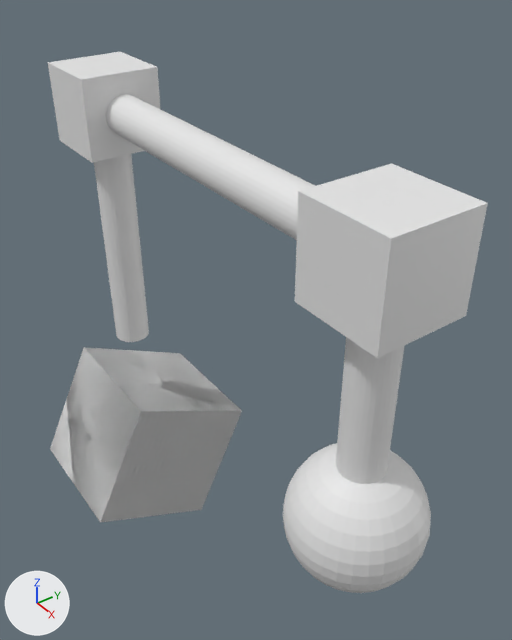
A saved change to the Blender file 3d_models/rotary_pendulum.blend.
One viewpoint serves both versions: a 50 mm lens placed at (8.46, -3.76, 8.17), pointed at (2.24, 0.73, 3.15). Every picture has the same lights, and +X, +Y and +Z are marked at lower left.

The older version as bpy lines, for what is in view:
```python
me_cube = bpy.data.meshes.new('Cube')
me_cube.from_pydata(...)  # a box spanning x -1.0..1.0, y -1.0..1.0, z -1.0..1.0; a box spanning x -1.0..1.0, y -1.0..1.0, z -1.0..1.0
me_cube.materials.append(mat_material)  # white #e7e7e7
me_cylinder = bpy.data.meshes.new('Cylinder')
me_cylinder.from_pydata(...)  # a 32-sided cylinder along z spanning x -1.0..1.0, y -1.0..1.0, z -1.0..1.0
me_cylinder.materials.append(None)
me_sphere = bpy.data.meshes.new('Sphere')
me_sphere.from_pydata(...)  # a UV sphere (32 segments, 16 rings, poles along z) spanning x -1.0..1.0, y -1.0..1.0, z -1.0..1.0
ob_cube = bpy.data.objects.new('Cube', me_cube)
ob_cube.location = (0.0, 0.0, 0.0)
ob_cube.rotation_euler = (-1.113, 3.142, 0.0)  # degrees (-64, 180, 0)
ob_cylinder = bpy.data.objects.new('Cylinder', me_cylinder)
ob_cylinder.location = (0.0, 0.0, 3.5)
ob_cylinder.scale = (0.25, 0.25, 1.5)
ob_sphere = bpy.data.objects.new('Sphere', me_sphere)
ob_sphere.location = (5.0, 0.0, 2.5)
ob_sphere.scale = (0.75, 0.75, 0.75)
# also in view: 'Cube.002' at (5.0, 0.0, 5.5); 'Cylinder.002' at (5.0, 0.0, 4.0); 'Cube.001' at (0.0, 0.0, 5.5); 'Cylinder.001' at (2.5, 0.0, 5.5)
```
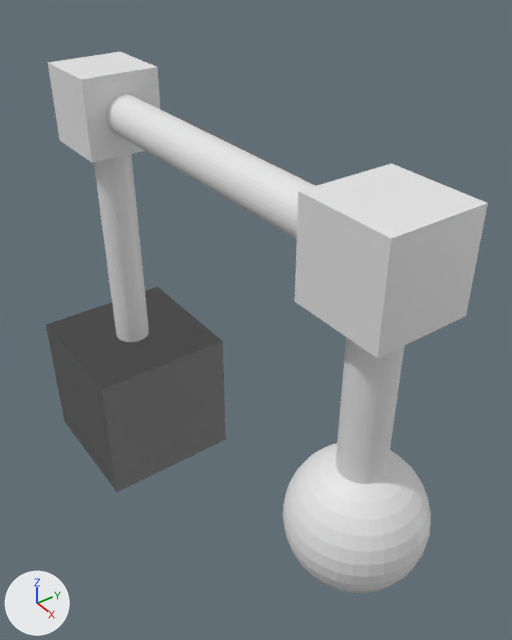
What differs and where, as boxes [x1, y1, x2, y2] in the pictures (512 x 640 px):
'Cube', moved, turned
    before: [50, 347, 242, 523]
    after: [46, 287, 226, 492]

Patch to the scene script:
```diff
--- a/3d_models/rotary_pendulum.blend.py
+++ b/3d_models/rotary_pendulum.blend.py
@@ ob_cube @@
 ob_cube = bpy.data.objects.new('Cube', me_cube)
-ob_cube.location = (0.0, 0.0, 0.0)
-ob_cube.rotation_euler = (-1.113, 3.142, 0.0)  # degrees (-64, 180, 0)
+ob_cube.location = (0.0, 0.0, 1.0)
```
